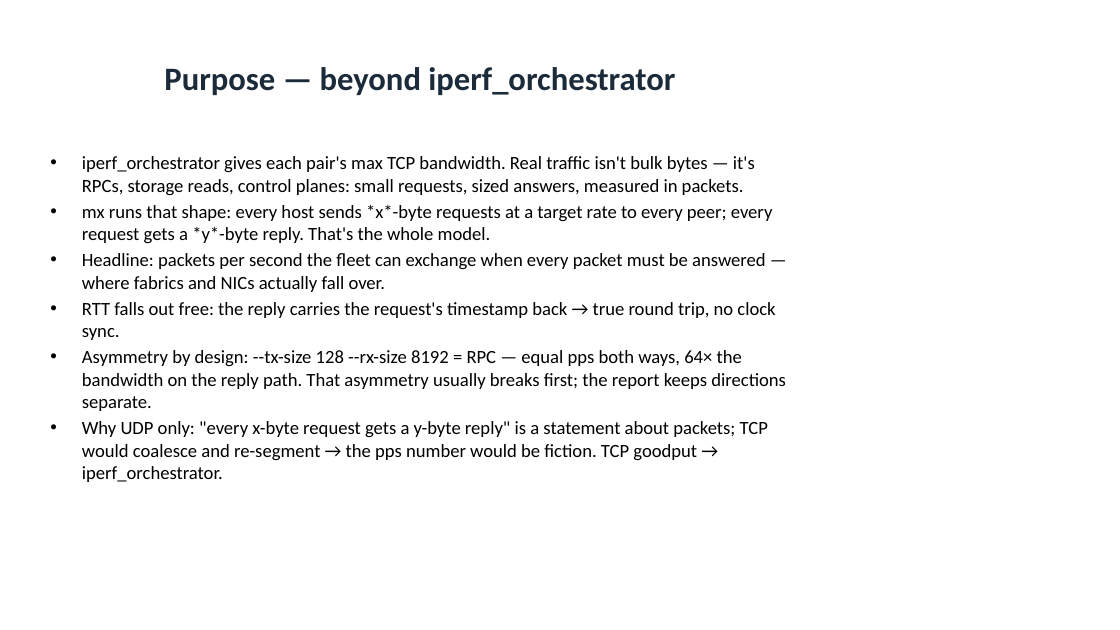
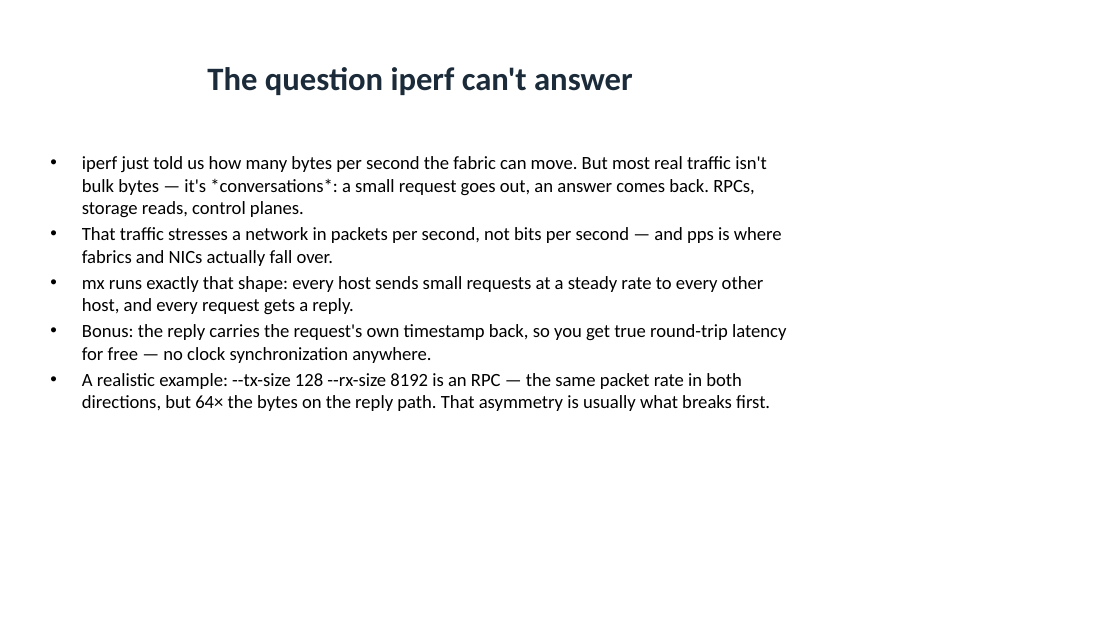
Before and after one commit to MartinGallagher-code/presentations, a slide deck: slide 18 of network-testing/network_testing.pptx (slide 15 before the commit). Drawn at 1120x630 pixels with LibreOffice and Linux fonts; fonts in the diff are those of the drawing. Boxes give left, top, right and bottom in pixels: in the first picture for what was removed or moved away, otherwise in the second. Text is boxed around its words. In the diff, an @@ line names an element or a change of style, - is before the commit and + after.

```diff
--- a/network-testing/network_testing.pptx
+++ b/network-testing/network_testing.pptx
@@ title at box(207, 67, 633, 95): text changed @@
-Purpose — beyond iperf_orchestrator
+The question iperf can't answer
@@ text at box(82, 156, 786, 411): text changed @@
-• iperf_orchestrator gives each pair's max TCP bandwidth. Real traffic isn't bulk bytes — it's RPCs, storage reads, control planes: small requests, sized answers, measured in packets.
-• mx runs that shape: every host sends *x*-byte requests at a target rate to every peer; every request gets a *y*-byte reply. That's the whole model.
-• Headline: packets per second the fleet can exchange when every packet must be answered — where fabrics and NICs actually fall over.
-• RTT falls out free: the reply carries the request's timestamp back → true round trip, no clock sync.
-• Asymmetry by design: --tx-size 128 --rx-size 8192 = RPC — equal pps both ways, 64× the bandwidth on the reply path. That asymmetry usually breaks first; the report keeps directions separate.
-• Why UDP only: "every x-byte request gets a y-byte reply" is a statement about packets; TCP would coalesce and re-segment → the pps number would be fiction. TCP goodput → iperf_orchestrator.
+• iperf just told us how many bytes per second the fabric can move. But most real traffic isn't bulk bytes — it's *conversations*: a small request goes out, an answer comes back. RPCs, storage reads, control planes.
+• That traffic stresses a network in packets per second, not bits per second — and pps is where fabrics and NICs actually fall over.
+• mx runs exactly that shape: every host sends small requests at a steady rate to every other host, and every request gets a reply.
+• Bonus: the reply carries the request's own timestamp back, so you get true round-trip latency for free — no clock synchronization anywhere.
+• A realistic example: --tx-size 128 --rx-size 8192 is an RPC — the same packet rate in both directions, but 64× the bytes on the reply path. That asymmetry is usually what breaks first.
```
Also in this commit, not shown: 10 other slides changed, 17 slides added, 13 slides removed, 2 other files.
